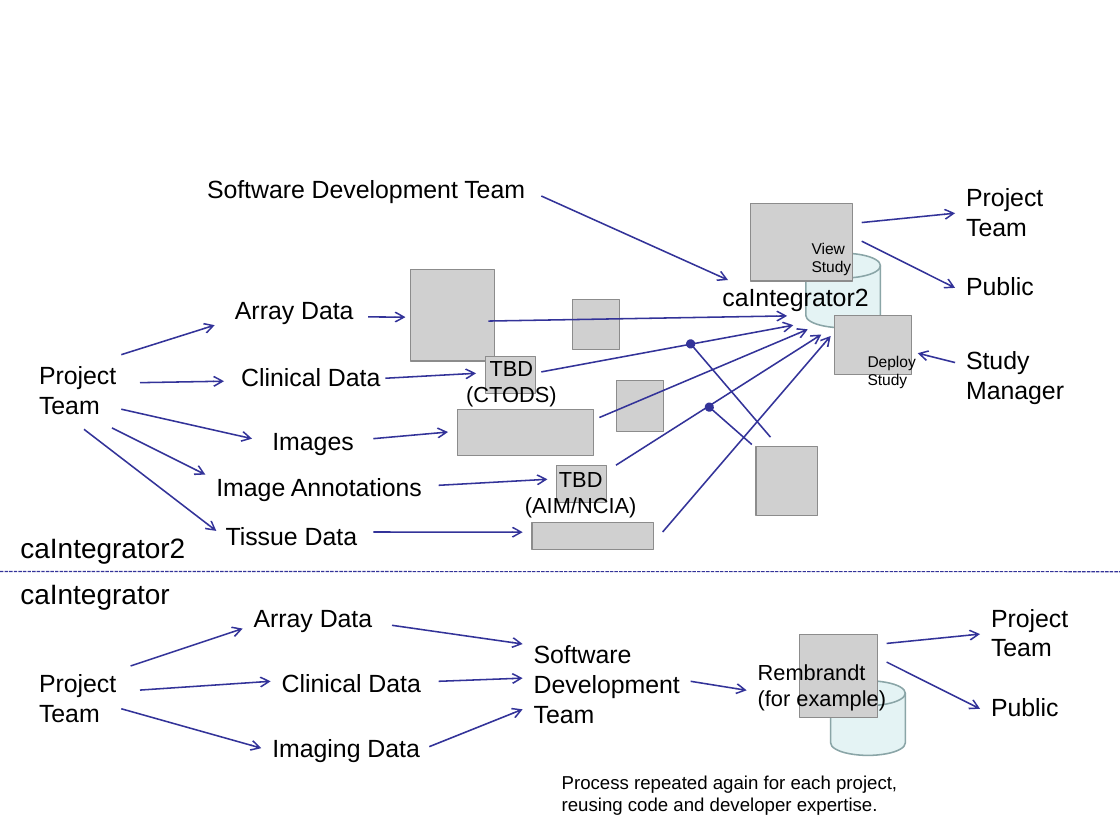
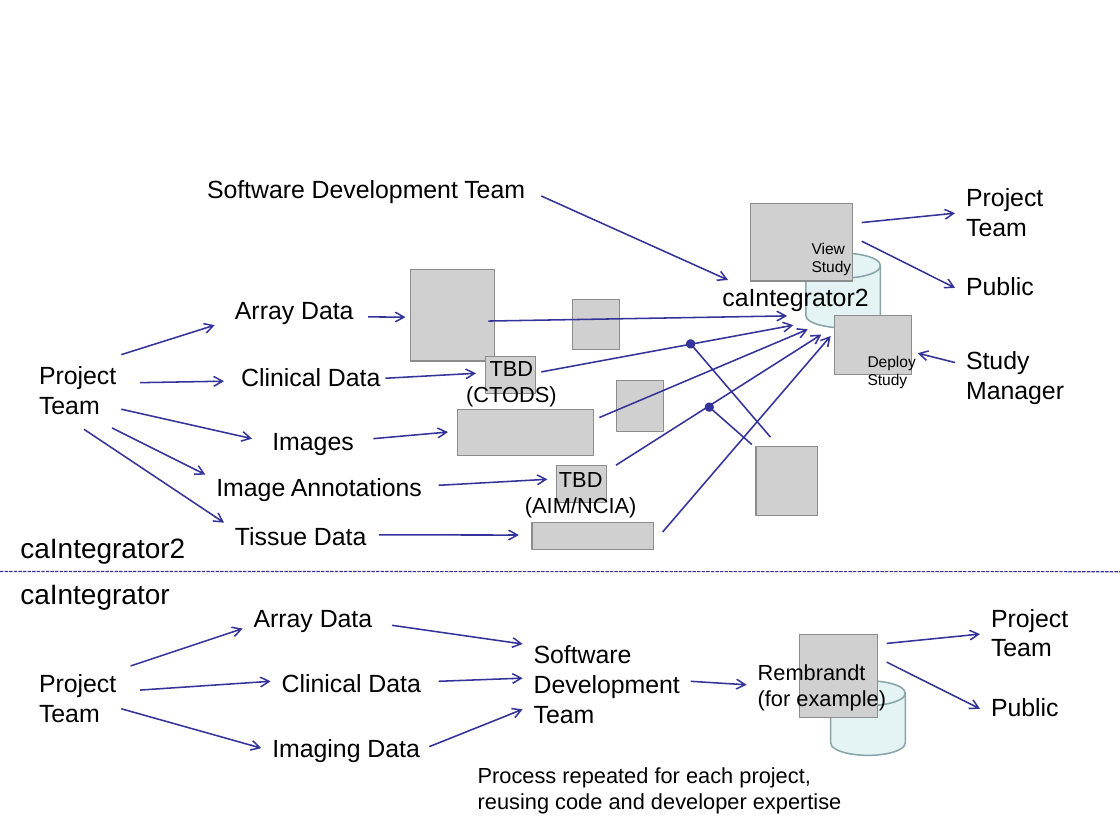
Before and after one commit to NCIP/caintegrator, a slide deck: slide 4 of docs/project_management/external_meetings/ICR Workspace Mtg Sept 2008 Slides.pptx. Drawn at 1120x840 pixels with LibreOffice and Linux fonts; fonts in the diff are those of the drawing; grey boxes stand for pictures; background and template pictures are left out. Boxes give left, top, right and bottom in pixels: in the first picture for what was removed or moved away, otherwise in the second. Text is boxed around its words. In the diff, an @@ line names an element or a change of style, - is before the commit and + after.

```diff
--- a/docs/project_management/external_meetings/ICR Workspace Mtg Sept 2008 Slides.pptx
+++ b/docs/project_management/external_meetings/ICR Workspace Mtg Sept 2008 Slides.pptx
@@ arrow moved from (84, 429) - (216, 531) to (84, 429) - (224, 523) @@
@@ text "Tissue Data": place and size @@
-text "Tissue Data" at bbox=[226, 527, 357, 546]
+text "Tissue Data" at bbox=[235, 527, 366, 546]
@@ arrow moved from (373, 532) - (523, 532) to (379, 535) - (519, 535) @@
@@ arrow moved from (691, 681) - (747, 690) to (691, 681) - (747, 684) @@
@@ text at bbox=[478, 767, 841, 814]: text changed; size 12 to 14 pt @@
-Process repeated again for each project, reusing code and developer expertise.
+Process repeated for each project, reusing code and developer expertise
```
Also in this commit, not shown: 5 other slides changed.
